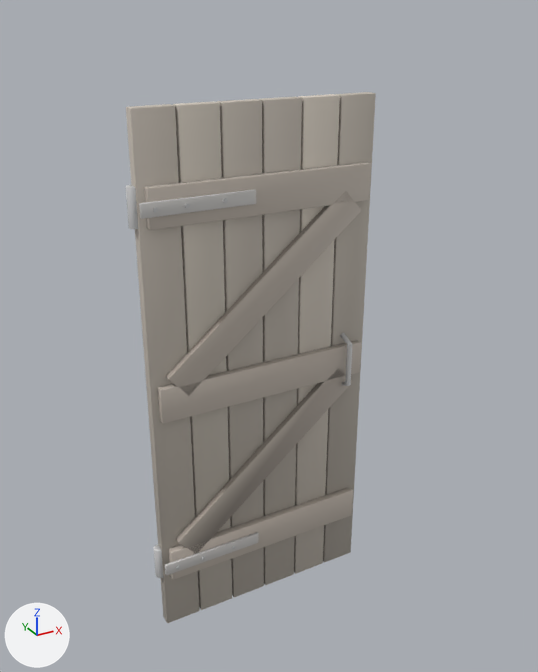
The glTF model game/assets/world/wooden-door.glb as it was, and as the next commit left it.
Both versions are drawn from a 50 mm lens placed at (-0.77, -2.35, 2.38), pointed at (0.53, 0.03, 1.19). Arrows for +X, +Y and +Z are at lower left; the lights stay in place. The picture after the commit comes second. Objects named as collision shapes, trigger or cutter boxes, shadow casters or lower levels of detail are left out. Where no turn or scale is listed for an object, it has been applied to the vertices. Vertices at exactly the same position are counted once.

The first picture shows 'Body_lod0'.
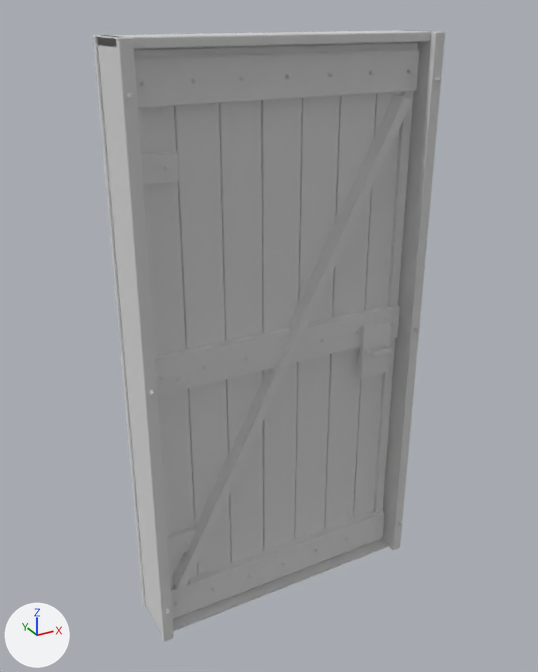
What changed in the scene script:
```text
Add mat_building_wood:
    mat_building_wood = principled_material('Building_wood')
    mat_building_wood.base_color = (0.8, 0.8, 0.8)  # white #e7e7e7
    mat_building_wood.metallic = 1.0
    mat_building_wood.roughness = 1.0
Change me_body_lod0:
    used by ob_body_lod0; location = (0.0, 0.0, 0.0)
    remove me_body_lod0.from_pydata(...)  # 1000 vertices, 1912 faces; spans x -0.02..0.94, y -0.12..0.0, z 0.0..2.09
    remove me_body_lod0.materials.append(mat_m_psg_surface)
    add me_body_lod0.from_pydata(...)  # 1658 vertices, 3216 faces; spans x -0.04..1.17, y -0.15..0.15, z 0.0..2.3
    me_body_lod0 part 1: the loose piece of 56 vertices spanning x 0.0..0.15, y -0.05..0.0, z 0.0..2.09 is scaled about its middle by (0.276, 0.524, 1.1), then moved by (-0.1, -0.09, 0.1), in mat_building_wood (white #e7e7e7)
    me_body_lod0 part 2: the loose piece of 56 vertices spanning x 0.79..0.94, y -0.05..0.0, z 0.0..2.09 is scaled about its middle by (0.276, 0.524, 1.1), then moved by (0.28, -0.09, 0.1), in mat_building_wood (white #e7e7e7)
    me_body_lod0 part 3: the loose piece of 56 vertices spanning x 0.16..0.31, y -0.05..0.0, z 0.0..2.09 is scaled about its middle by (0.277, 0.53, 1.1), then moved by (-0.26, 0.14, 0.1), in mat_building_wood (white #e7e7e7)
    me_body_lod0 part 4: the loose piece of 56 vertices spanning x 0.63..0.78, y -0.05..0.0, z 0.0..2.09 is scaled about its middle by (0.277, 0.53, 1.1), then moved by (0.44, 0.14, 0.1), in mat_building_wood (white #e7e7e7)
    me_body_lod0 part 5: 18 loose pieces with 776 vertices, spanning x -0.02..0.91, y -0.12..0.0, z 0.0..2.09, are deleted
    me_body_lod0 part 6: 1434 vertices added at x -0.04..1.16, y -0.15..0.15, z 0.0..2.3
    add me_body_lod0.materials.append(mat_building_wood)  # white #e7e7e7
Add me_leaf_lod0:
    me_leaf_lod0.from_pydata(...)  # 10219 vertices, 12736 faces; spans x -0.03..1.12, y -0.12..0.12, z 0.0..2.25
    me_leaf_lod0.materials.append(mat_building_wood)  # white #e7e7e7
Add ob_leaf_lod0:
    ob_leaf_lod0 = bpy.data.objects.new('Leaf_lod0', me_leaf_lod0)
    ob_leaf_lod0.location = (0.0, 0.0, 0.012)
```

Changed parts and their boxes (x1, y1, x2, y2) in the pictures (538 x 672 px; the box of a moved part takes in the faces that stretch with it):
'Body_lod0', reshaped (41% wider, 15% taller)
    before: (126, 92, 376, 623)
    after: (93, 30, 445, 642)
'Leaf_lod0', added
    after: (134, 42, 419, 620)
part 1 of me_body_lod0, moved or reshaped
    before: (126, 104, 200, 623)
    after: (116, 37, 174, 642)
part 2 of me_body_lod0, moved or reshaped
    before: (323, 92, 376, 562)
    after: (390, 32, 445, 550)
part 3 of me_body_lod0, moved or reshaped
    before: (173, 101, 232, 610)
    after: (93, 35, 146, 606)
part 4 of me_body_lod0, moved or reshaped (not visible afterwards)
    before: (294, 94, 340, 574)
part 5 of me_body_lod0, deleted
    before: (126, 96, 371, 597)
part 6 of me_body_lod0, added
    after: (97, 30, 442, 633)
